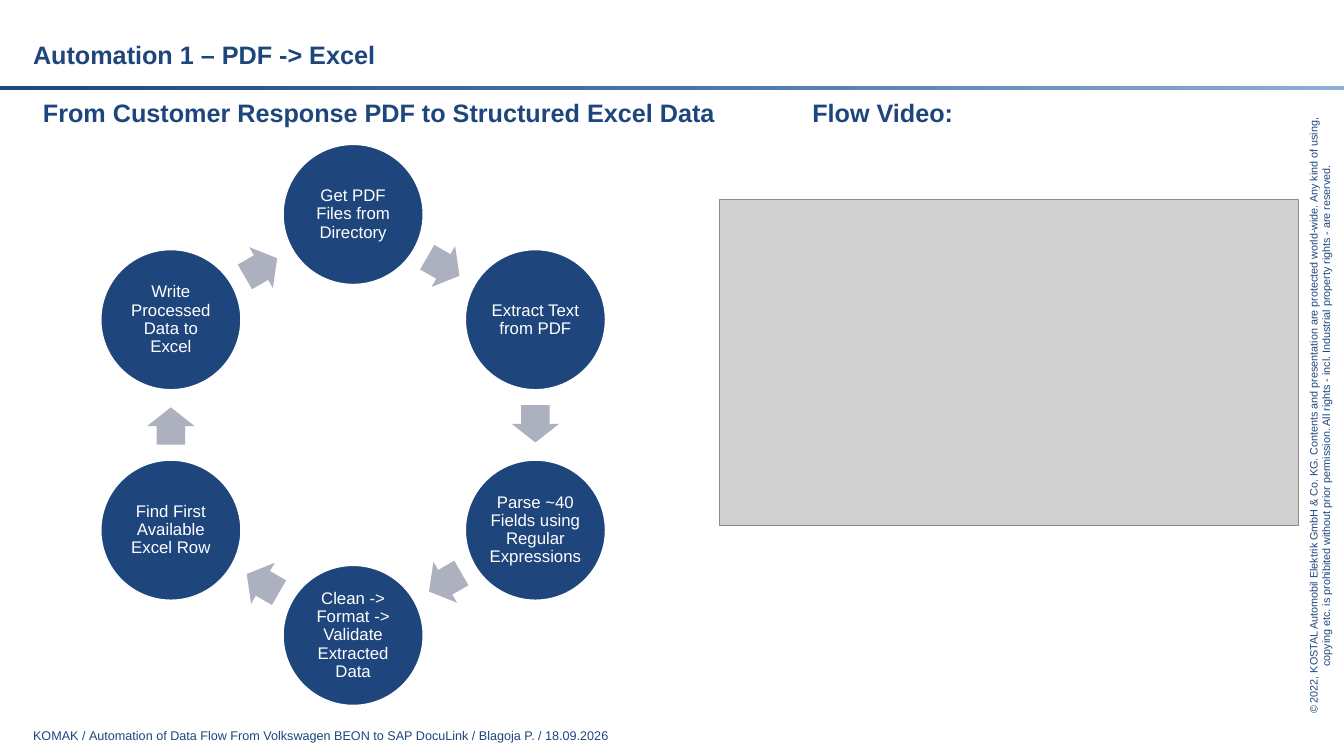
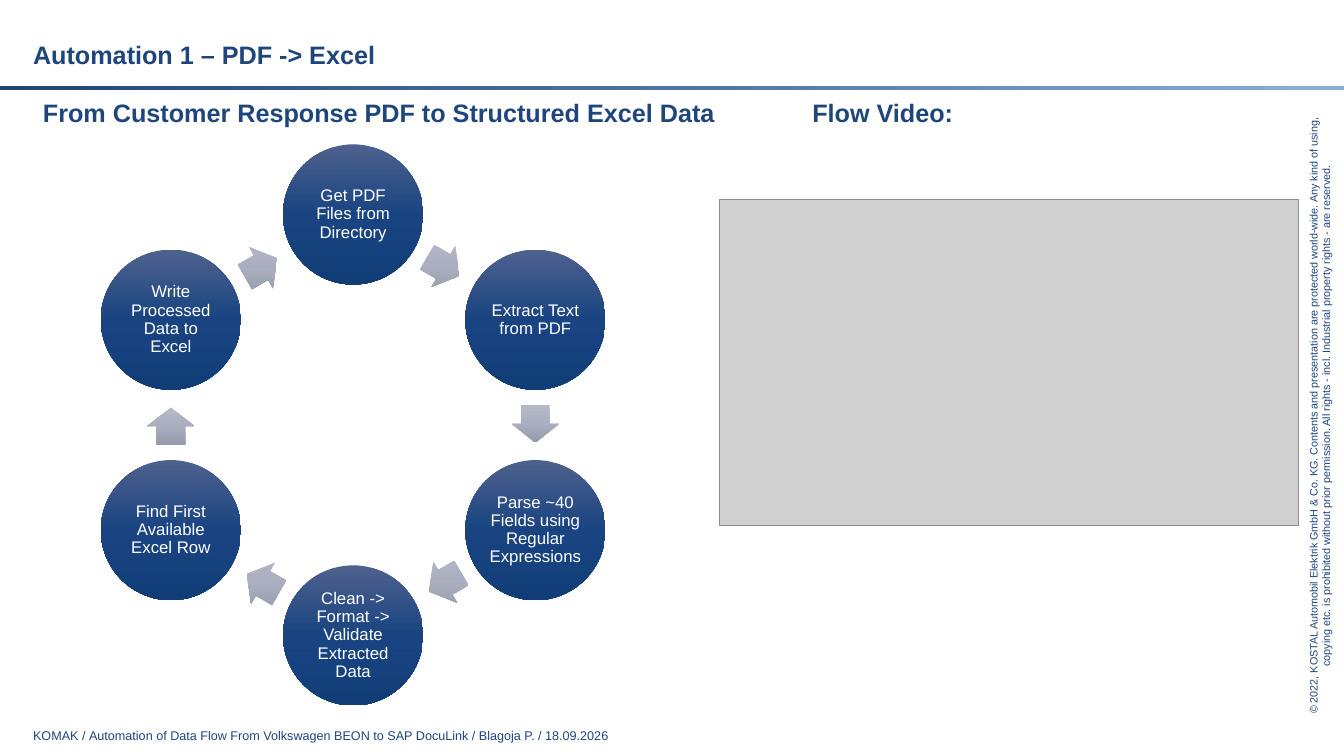
Before and after one commit to balepavleski78/pdf-report-automation, a slide deck: slide 6 of Presentation.pptx. Drawn at 1344x756 pixels with LibreOffice and Linux fonts; fonts in the diff are those of the drawing; grey boxes stand for pictures; background and template pictures are left out. Boxes give left, top, right and bottom in pixels: in the first picture for what was removed or moved away, otherwise in the second. Text is boxed around its words. In the diff, an @@ line names an element or a change of style, - is before the commit and + after.

```diff
--- a/Presentation.pptx
+++ b/Presentation.pptx
@@ fill #ACB1BF to gradient #B6BAC7 to #ABB0C0 to #979CAC in 6 elements at (x1=415, y1=237, x2=471, y2=297), (x1=512, y1=405, x2=560, y2=443), (x1=417, y1=552, x2=473, y2=612), (x1=235, y1=553, x2=291, y2=613), (x1=147, y1=407, x2=195, y2=445), (x1=234, y1=238, x2=290, y2=298) @@
@@ fill #1E467D to gradient #4E628D to #194582 to #123D78; outline #FFFFFF 1 pt to none in 6 elements at (x1=283, y1=144, x2=423, y2=284), (x1=466, y1=250, x2=606, y2=390), (x1=466, y1=460, x2=606, y2=600), (x1=283, y1=566, x2=423, y2=706), (x1=101, y1=460, x2=241, y2=600), (x1=101, y1=250, x2=241, y2=390) @@
```
Also in this commit, not shown: 5 other slides changed, 1 other file.
